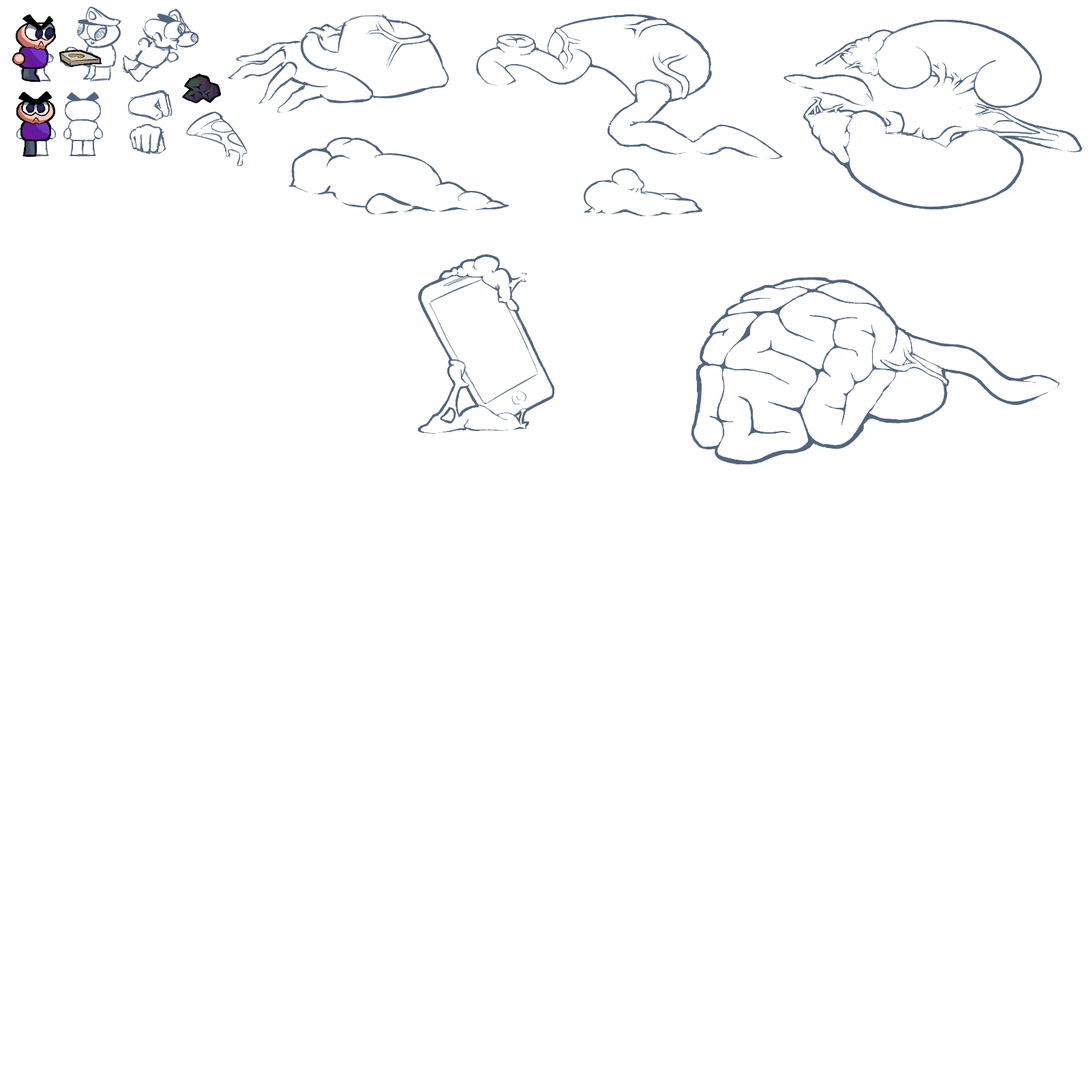
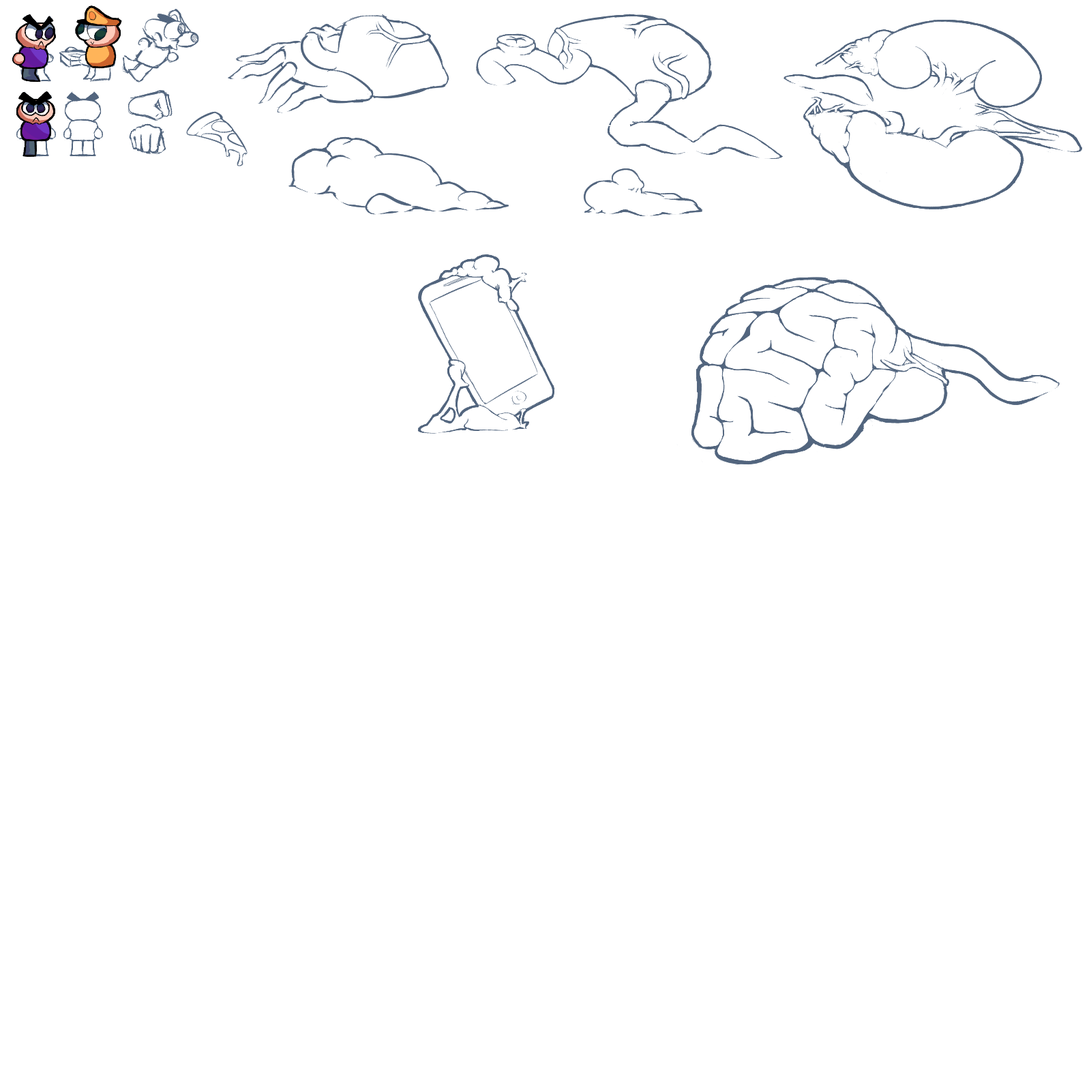
The second 1091x1091 image is a revision of the first. Changes to its layers:
added group "PizzaMan" with 5 layers above "props" over left=59, top=5, right=123, bottom=69
added layer "PizzaManHead Fusionadas" in group "PizzaMan" over left=59, top=5, right=123, bottom=69
added group "PizzaManBody" with 3 layers in group "PizzaMan" over left=59, top=5, right=123, bottom=69
added layer "border" (1st of 11, in "PizzaMan" › "PizzaManBody") in group "PizzaManBody" over left=59, top=5, right=123, bottom=69
added layer "Capa 62" (other) in group "PizzaManBody" over left=59, top=5, right=123, bottom=69
added layer "color" (1st of 9, in "PizzaMan" › "PizzaManBody") in group "PizzaManBody" over left=59, top=43, right=116, bottom=69
hid group "props" (7 layers) over left=59, top=5, right=248, bottom=157
painted on "shadowRight" (1st of 2, in "playerSide" › "head") over left=59, top=5, right=123, bottom=69
painted on "Capa 2 Fusionadas" over left=59, top=5, right=248, bottom=157
